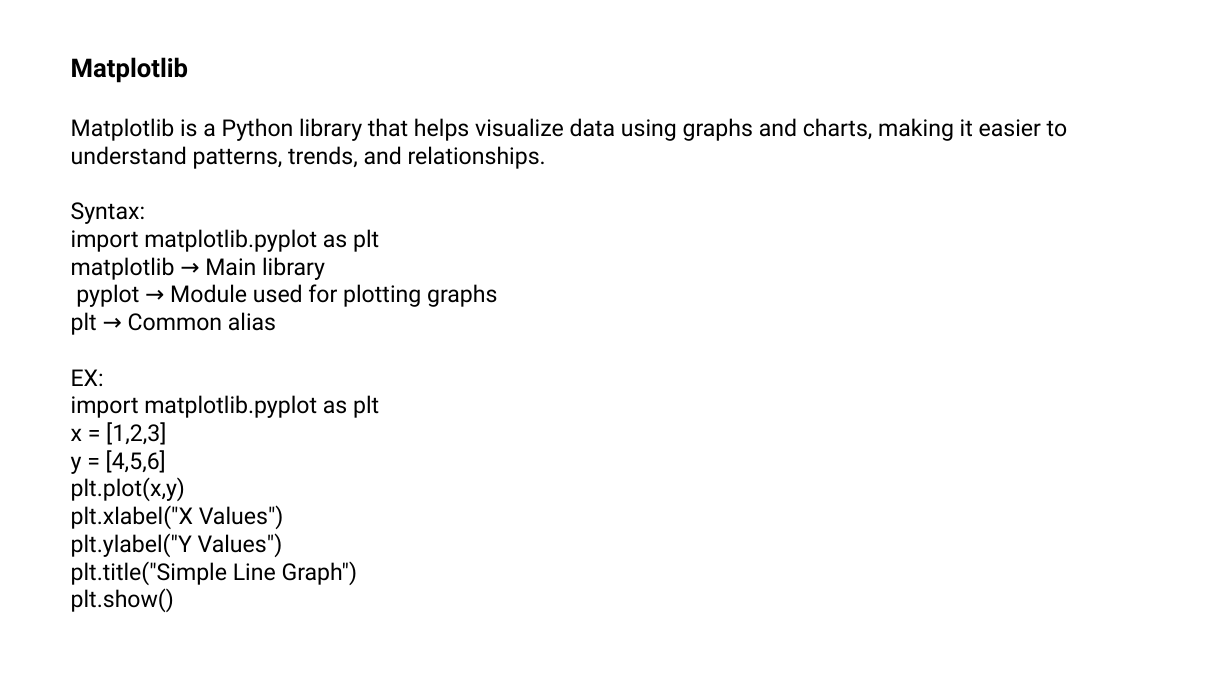
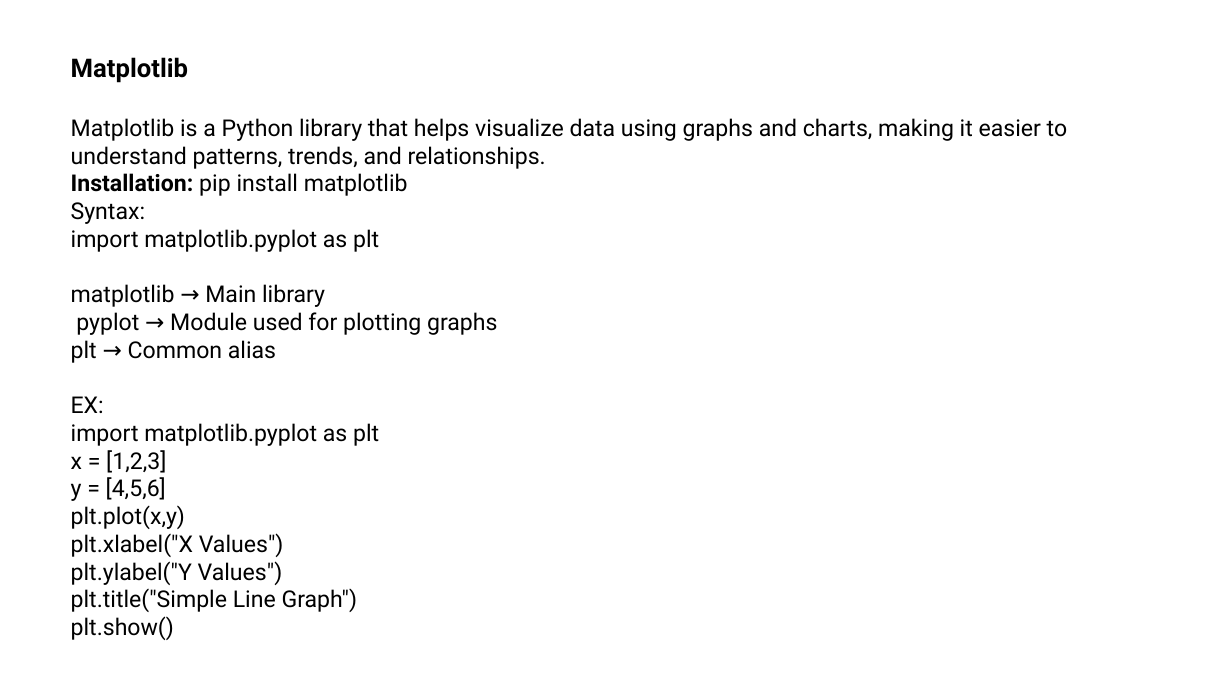
Before and after one commit to srilekhachundu/office_files, a slide deck: slide 14 of Library.pptx. Drawn at 1232x693 pixels with LibreOffice and Linux fonts; fonts in the diff are those of the drawing. Boxes give left, top, right and bottom in pixels: in the first picture for what was removed or moved away, otherwise in the second. Text is boxed around its words. In the diff, an @@ line names an element or a change of style, - is before the commit and + after.

```diff
--- a/Library.pptx
+++ b/Library.pptx
@@ text at [71, 173, 408, 196]: paragraph added @@
+Installation: pip install matplotlib
```
Also in this commit, not shown: 7 other slides changed.
